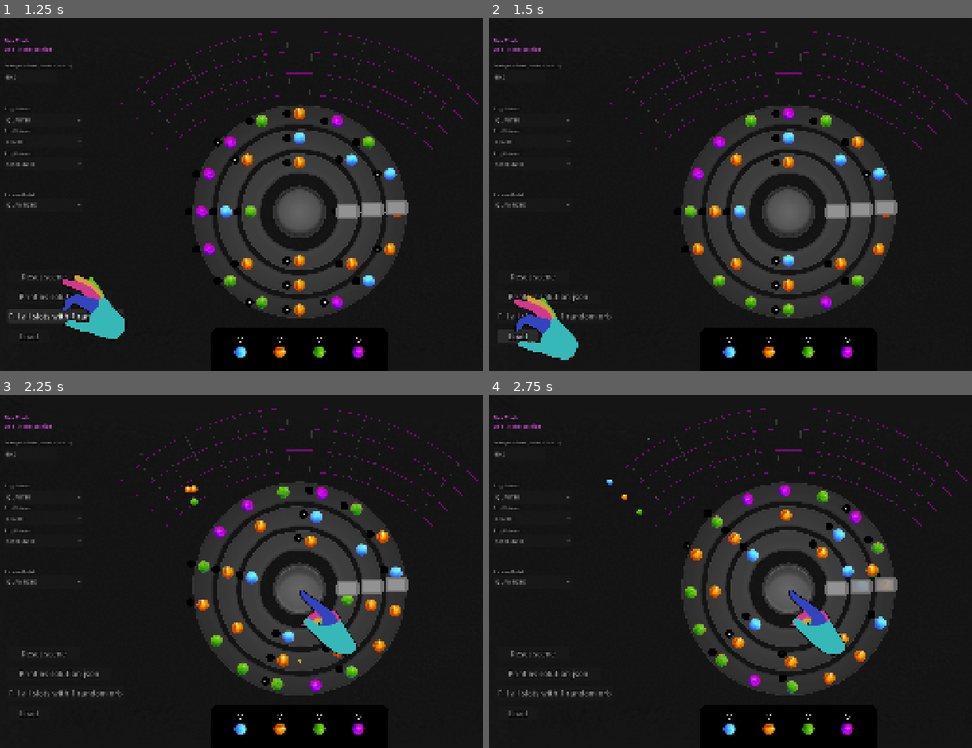
Above: before the commit, frames 1-4 (two rows, left to right).
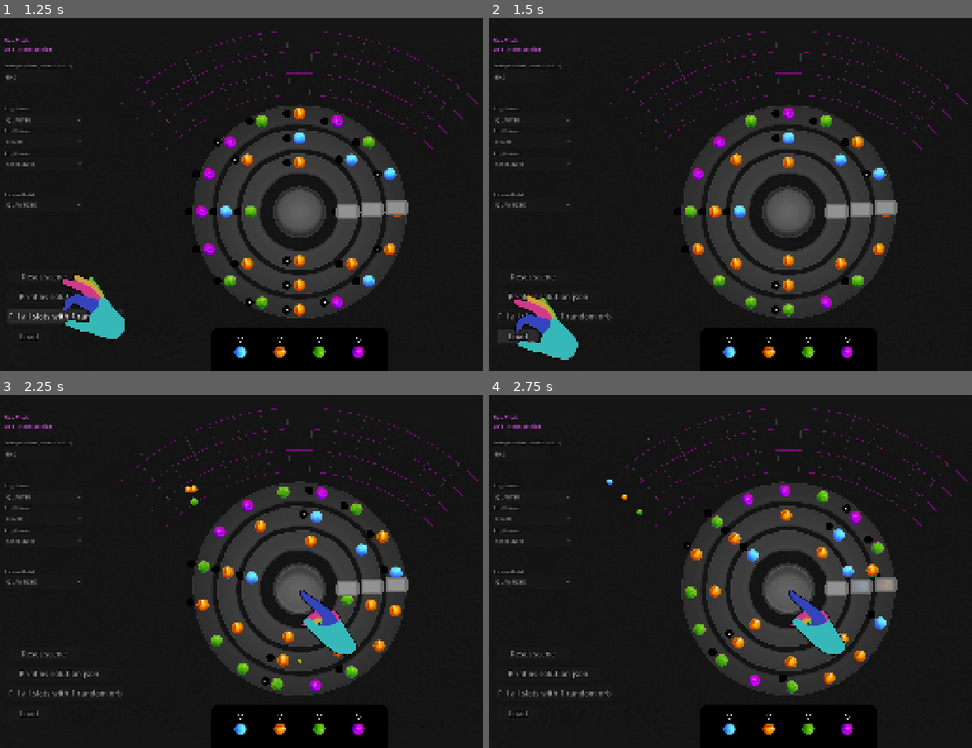
Above: after the commit, the same moments.

Repository: Senzameta-Games/igcc-jam-2026
Game: Godot game, scene res://core/main.tscn
Same seed, same stepped clock (60 frames per second), same inputs: the game is played once before the commit and once after it.
Inputs (mouse positions are in pixels of both pictures, inside the frame that each line leads up to):
- Up to frame 1 (1.25 s): click "Fill all slots with 1 random …" at 0.5 s
- Up to frame 2 (1.5 s): click "Load" at 1.25 s
- Up to frame 3 (2.25 s): click (299, 589) at 2 s
- Up to frame 4 (2.75 s): no input

Frame 1 is identical in both runs. In frame 2, 0.2% of the frame differs, in the area x 58-75%, y 40-72%; in frame 3, 0.2%; in frame 4, 0.2%, in the area x 52-71%, y 40-78%.

Commit message:
safe load slots
Have rings determine how to get the slot at the correct modified index instead of hard coding a value

Diff:
--- a/core/entities/rings/ring.gd
+++ b/core/entities/rings/ring.gd
@@ -19,7 +19,6 @@
 const RESET_THRESHOLD: float = 0.001
 
 const SLOT_SCENE: PackedScene = preload("res://core/entities/slot/slot.tscn")
-
 @export var ring_index: int = 0
 @export var radius: float = 200.0:
 	set(value):
@@ -29,7 +28,10 @@
 @export var interval_type: IntervalType = IntervalType.QUARTER:
 	set(value):
 		interval_type = value
+		load_modifier = _get_load_modifier()
 		_rebuild_slots()
+
+var load_modifier = _get_load_modifier()
 
 @onready var _slots_container: Node2D = $Slots
 
@@ -101,3 +103,22 @@
 		_slots[i].index = i
 		var angle: float = (TAU / float(count)) * float(i)
 		_slots[i].position = Vector2(cos(angle), sin(angle)) * radius
+
+
+func slot_at_modified_index(index: int) -> Slot:
+	if (load_modifier == 1):
+		return _slots[index]
+	var new_index = index / load_modifier
+	if(new_index % 2 == 0):
+		return _slots[new_index]
+	return null
+
+func _get_load_modifier() -> int:
+	match interval_type:
+		IntervalType.QUARTER:
+			return 4
+		IntervalType.EIGHTH:
+			return 2
+		IntervalType.SIXTEENTH:
+			return 1
+	return -1
--- a/core/entities/sequencer/sequencer.gd
+++ b/core/entities/sequencer/sequencer.gd
@@ -289,20 +289,20 @@
 		var orb_arr = solution[index]
 		match orb_arr.size():
 			1:
-				add_orb_to_slot(_rings[2].get_slots()[index], orb_arr[0])
+				add_orb_to_slot(_rings[2].slot_at_modified_index(index), orb_arr[0])
 			2:
-				add_orb_to_slot(_rings[2].get_slots()[index], orb_arr[0])
-				add_orb_to_slot(_rings[1].get_slots()[index / 2], orb_arr[1])
+				add_orb_to_slot(_rings[2].slot_at_modified_index(index), orb_arr[0])
+				add_orb_to_slot(_rings[1].slot_at_modified_index(index), orb_arr[1])
 			3:
-				add_orb_to_slot(_rings[2].get_slots()[index], orb_arr[0])
-				add_orb_to_slot(_rings[1].get_slots()[index / 2], orb_arr[1])
-				add_orb_to_slot(_rings[0].get_slots()[index / 4], orb_arr[2])
+				add_orb_to_slot(_rings[2].slot_at_modified_index(index), orb_arr[0])
+				add_orb_to_slot(_rings[1].slot_at_modified_index(index), orb_arr[1])
+				add_orb_to_slot(_rings[0].slot_at_modified_index(index), orb_arr[2])
 
 	print("loaded")
 
 func add_orb_to_slot(slot: Slot, index: int = -1) -> void:
 	var curr_orb = generate_orb(index)
-	if curr_orb == null:
+	if curr_orb == null or slot == null:
 		return
 	slot.add_child(curr_orb)
 	slot.receive_orb(curr_orb)
